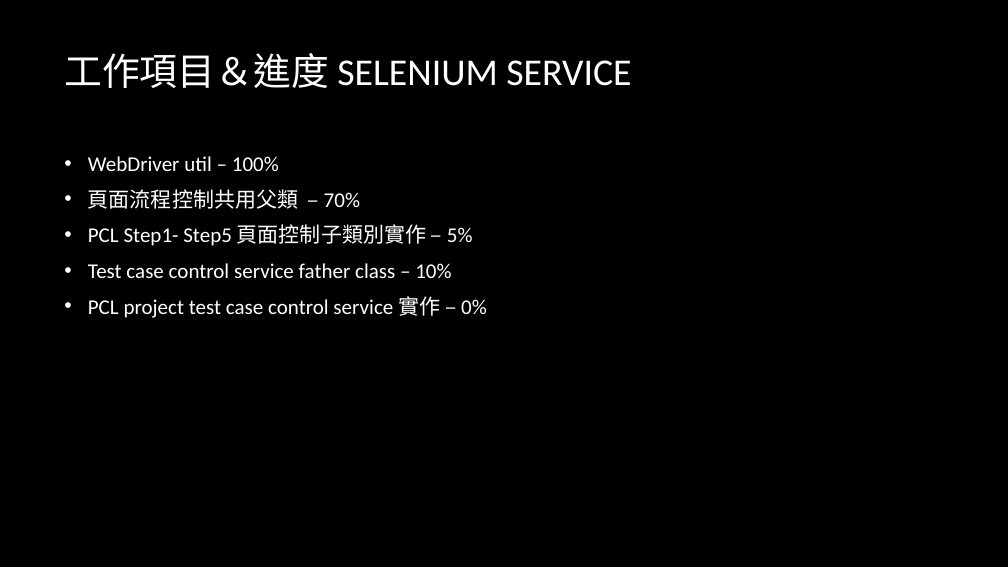
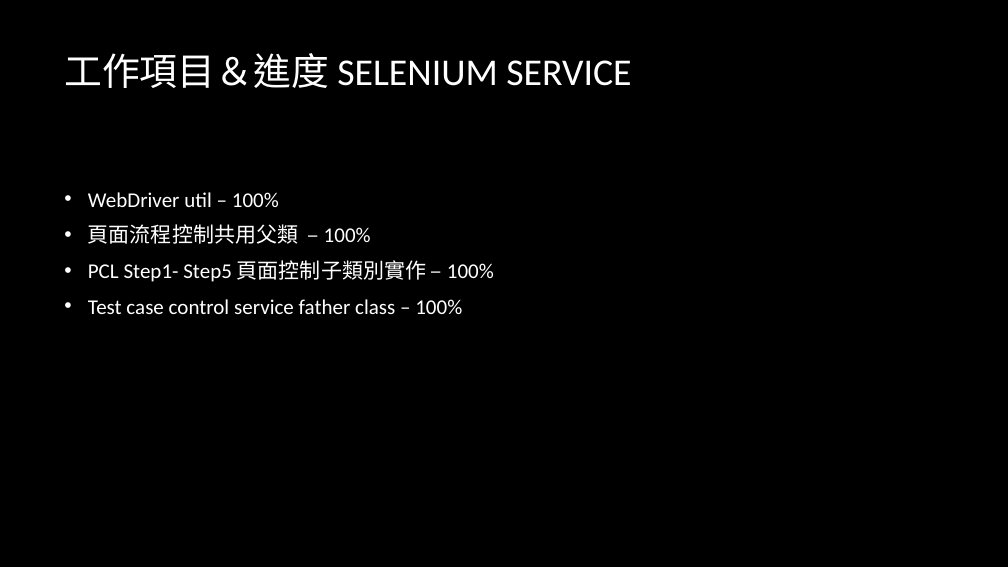
Before and after one commit to markhuang19994/E2E_TEST_AP, a slide deck: slide 2 of document/PPT/進度.pptx (slide 3 before the commit). Drawn at 1008x567 pixels with LibreOffice and Linux fonts; fonts in the diff are those of the drawing; background and template pictures are left out. Boxes give left, top, right and bottom in pixels: in the first picture for what was removed or moved away, otherwise in the second. Text is boxed around its words. In the diff, an @@ line names an element or a change of style, - is before the commit and + after.

```diff
--- a/document/PPT/進度.pptx
+++ b/document/PPT/進度.pptx
@@ text at <box>88,224,494,314</box>: text changed @@
-• 頁面流程控制共用父類 – 70%
-• PCL Step1- Step5 頁面控制子類別實作 – 5%
-• Test case control service father class – 10%
-• PCL project test case control service 實作 – 0%
+• 頁面流程控制共用父類 – 100%
+• PCL Step1- Step5 頁面控制子類別實作 – 100%
+• Test case control service father class – 100%
```
Also in this commit, not shown: 1 other slide changed, 1 other file.
